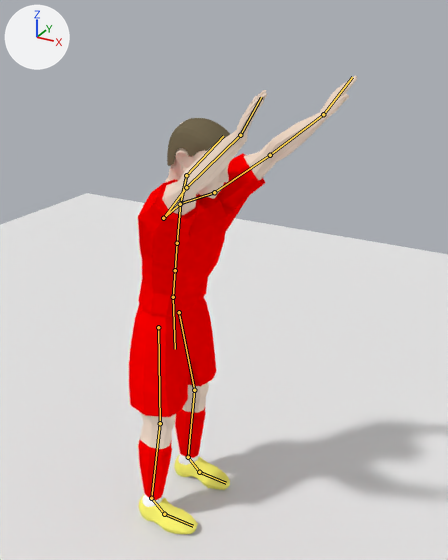
The Blender file data/graphics/player.blend: old version first, new version second.
The view is the same before and after, from a 50 mm camera at (3.68, -5.6, 3.67) aimed at (0.46, 0.24, 0.74). The lights are fixed; the arrows at upper left show +X, +Y and +Z. Both versions are drawn at the pose saved in each file; the numbers are the values there. The bones that bend it are drawn over the model as lines.

Names of what the first picture shows: 'Hair', 'Player', 'ShadowPane'.
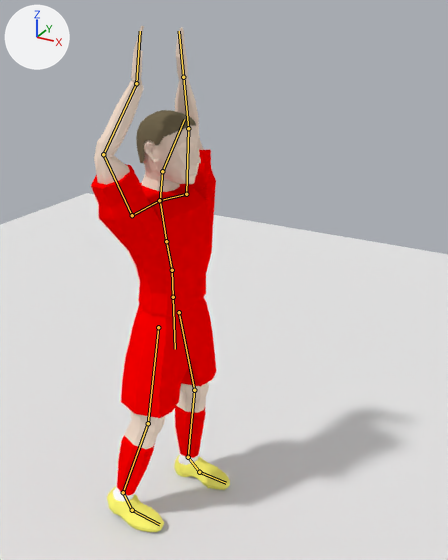
Diff of the bpy script that builds the scene:
```diff
--- a/data/graphics/player.blend.py
+++ b/data/graphics/player.blend.py
@@ bone_leg_upper_r @@
 bone_leg_upper_r = bpy.data.objects['Armature'].pose.bones['Leg.Upper.R']  # child of 'Pelvis'
-bone_leg_upper_r.rotation_quaternion = (1.0, -0.015, 0.002, 0.001)  # degrees (-2, 0, 0)
+bone_leg_upper_r.rotation_quaternion = (0.999, 0.019, -0.002, -0.046)  # degrees (2, 0, -5)
@@ bone_leg_lower_r @@
 bone_leg_lower_r = bpy.data.objects['Armature'].pose.bones['Leg.Lower.R']  # child of 'Leg.Upper.R'
-bone_leg_lower_r.rotation_quaternion = (0.994, 0.056, 0.0, 0.097)  # degrees (6, -1, 11)
+bone_leg_lower_r.rotation_quaternion = (0.999, 0.022, -0.003, -0.046)  # degrees (3, 0, -5)
@@ bone_pelvis_003 @@
 bone_pelvis_003 = bpy.data.objects['Armature'].pose.bones['Pelvis.003']  # child of 'Leg.Lower.R'
-bone_pelvis_003.rotation_quaternion = (1.0, -0.001, 0.001, -0.018)  # degrees (0, 0, -2)
+bone_pelvis_003.rotation_quaternion = (1.0, -0.002, 0.001, 0.008)  # degrees (0, 0, 1)
@@ bone_pelvis_004 @@
 bone_pelvis_004 = bpy.data.objects['Armature'].pose.bones['Pelvis.004']  # child of 'Pelvis.003'
-bone_pelvis_004.rotation_quaternion = (1.0, 0.0, 0.0, 0.004)  # degrees (0, 0, 0)
+bone_pelvis_004.rotation_quaternion = (0.997, 0.001, 0.0, 0.083)  # degrees (0, 0, 10)
@@ bone_pelvis_009 @@
 bone_pelvis_009 = bpy.data.objects['Armature'].pose.bones['Pelvis.009']  # child of 'Pelvis'
-bone_pelvis_009.rotation_quaternion = (0.998, -0.006, -0.001, -0.056)  # degrees (-1, 0, -6)
+bone_pelvis_009.rotation_quaternion = (1.0, 0.0, 0.0, 0.0)  # degrees (0, 0, 0)
@@ bone_pelvis_010 @@
 bone_pelvis_010 = bpy.data.objects['Armature'].pose.bones['Pelvis.010']  # child of 'Pelvis.009'
-bone_pelvis_010.rotation_quaternion = (0.996, 0.0, -0.001, 0.091)  # degrees (0, 0, 10)
+bone_pelvis_010.rotation_quaternion = (1.0, 0.0, 0.0, 0.0)  # degrees (0, 0, 0)
@@ bone_pelvis_011 @@
 bone_pelvis_011 = bpy.data.objects['Armature'].pose.bones['Pelvis.011']  # child of 'Pelvis.010'
-bone_pelvis_011.rotation_quaternion = (0.998, 0.016, -0.001, 0.065)  # degrees (2, 0, 8)
+bone_pelvis_011.rotation_quaternion = (0.998, 0.0, -0.002, 0.057)  # degrees (0, 0, 6)
@@ bone_pelvis_012 @@
 bone_pelvis_012 = bpy.data.objects['Armature'].pose.bones['Pelvis.012']  # child of 'Pelvis.011'
-bone_pelvis_012.rotation_quaternion = (0.983, 0.057, 0.137, -0.11)  # degrees (5, 16, -12)
+bone_pelvis_012.rotation_quaternion = (0.999, -0.043, -0.022, 0.005)  # degrees (-5, -2, 1)
@@ bone_pelvis_013 @@
 bone_pelvis_013 = bpy.data.objects['Armature'].pose.bones['Pelvis.013']  # child of 'Pelvis.012'
-bone_pelvis_013.rotation_quaternion = (0.802, 0.572, 0.141, -0.094)  # degrees (71, 20, 1)
+bone_pelvis_013.rotation_quaternion = (0.649, 0.754, -0.045, -0.094)  # degrees (98, 5, -11)
@@ bone_pelvis_014 @@
 bone_pelvis_014 = bpy.data.objects['Armature'].pose.bones['Pelvis.014']  # child of 'Pelvis.013'
-bone_pelvis_014.rotation_quaternion = (0.935, 0.114, -0.325, -0.084)  # degrees (19, -36, -17)
+bone_pelvis_014.rotation_quaternion = (0.816, 0.193, -0.376, -0.395)  # degrees (44, -28, -63)
@@ bone_pelvis_015 @@
 bone_pelvis_015 = bpy.data.objects['Armature'].pose.bones['Pelvis.015']  # child of 'Pelvis.011'
-bone_pelvis_015.rotation_quaternion = (0.999, 0.0, 0.0, 0.052)  # degrees (0, 0, 6)
+bone_pelvis_015.rotation_quaternion = (0.991, 0.0, 0.0, 0.134)  # degrees (0, 0, 15)
@@ bone_pelvis_016 @@
 bone_pelvis_016 = bpy.data.objects['Armature'].pose.bones['Pelvis.016']  # child of 'Pelvis.015'
-bone_pelvis_016.rotation_quaternion = (0.999, 0.0, 0.0, 0.034)  # degrees (0, 0, 4)
+bone_pelvis_016.rotation_quaternion = (0.998, 0.0, 0.0, -0.065)  # degrees (0, 0, -7)
@@ bone_pelvis_017 @@
 bone_pelvis_017 = bpy.data.objects['Armature'].pose.bones['Pelvis.017']  # child of 'Pelvis.011'
-bone_pelvis_017.rotation_quaternion = (0.984, 0.053, -0.141, 0.096)  # degrees (5, -17, 10)
+bone_pelvis_017.rotation_quaternion = (1.0, -0.015, -0.005, -0.016)  # degrees (-2, -1, -2)
@@ bone_arm_upper_r @@
 bone_arm_upper_r = bpy.data.objects['Armature'].pose.bones['Arm.Upper.R']  # child of 'Pelvis.017'
-bone_arm_upper_r.rotation_quaternion = (0.804, 0.583, -0.08, 0.089)  # degrees (72, -13, 3)
+bone_arm_upper_r.rotation_quaternion = (0.719, 0.686, 0.072, 0.08)  # degrees (87, 0, 12)
@@ bone_arm_lower_r @@
 bone_arm_lower_r = bpy.data.objects['Armature'].pose.bones['Arm.Lower.R']  # child of 'Arm.Upper.R'
-bone_arm_lower_r.rotation_quaternion = (0.94, 0.205, 0.234, 0.142)  # degrees (29, 22, 23)
+bone_arm_lower_r.rotation_quaternion = (0.84, 0.28, 0.263, 0.383)  # degrees (44, 13, 54)
@@ bone_pelvis_021 @@
 bone_pelvis_021 = bpy.data.objects['Armature'].pose.bones['Pelvis.021']  # child of 'Arm.Lower.R'
-bone_pelvis_021.rotation_quaternion = (0.77, 0.08, 0.598, -0.207)  # degrees (-25, 73, -48)
+bone_pelvis_021.rotation_quaternion = (0.777, 0.124, 0.59, -0.179)  # degrees (-4, 74, -29)
```

Location of each change, [x1, y1, x2, y2] in pixels of the pictures (448 x 560 px):
'Player', posed (39% narrower, 10% taller): before [129, 76, 357, 534]; after [91, 26, 230, 532]
'Hair', posed (10% taller): before [167, 118, 230, 166]; after [136, 110, 196, 163]
bone 'Leg.Upper.R', root to tip: before (158, 327) to (160, 423); after (158, 327) to (148, 423)
bone 'Leg.Lower.R', root to tip: before (160, 423) to (151, 498); after (148, 423) to (123, 492)
bone 'Pelvis.003', root to tip: before (151, 498) to (164, 514); after (123, 492) to (132, 510)
bone 'Pelvis.004', root to tip: before (164, 514) to (193, 526); after (132, 510) to (159, 524)
bone 'Pelvis.009', root to tip: before (173, 297) to (175, 270); after (173, 297) to (172, 270)
bone 'Pelvis.010', root to tip: before (175, 270) to (177, 243); after (172, 270) to (166, 241)
bone 'Pelvis.011', root to tip: before (177, 243) to (180, 203); after (166, 241) to (160, 200)
bone 'Pelvis.012', root to tip: before (180, 203) to (214, 192); after (160, 200) to (186, 194)
bone 'Pelvis.013', root to tip: before (214, 192) to (270, 155); after (186, 194) to (188, 128)
bone 'Pelvis.014', root to tip: before (270, 155) to (323, 114); after (188, 128) to (183, 77)
bone 'Pelvis.015', root to tip: before (180, 203) to (186, 175); after (160, 200) to (162, 171)
bone 'Pelvis.016', root to tip: before (186, 175) to (223, 136); after (162, 171) to (184, 119)
bone 'Pelvis.017', root to tip: before (180, 204) to (163, 218); after (159, 200) to (132, 215)
bone 'Arm.Upper.R', root to tip: before (163, 218) to (186, 187); after (132, 215) to (103, 154)
bone 'Arm.Lower.R', root to tip: before (186, 187) to (240, 135); after (103, 154) to (136, 83)
bone 'Pelvis.021', root to tip: before (240, 135) to (261, 97); after (136, 83) to (140, 31)
